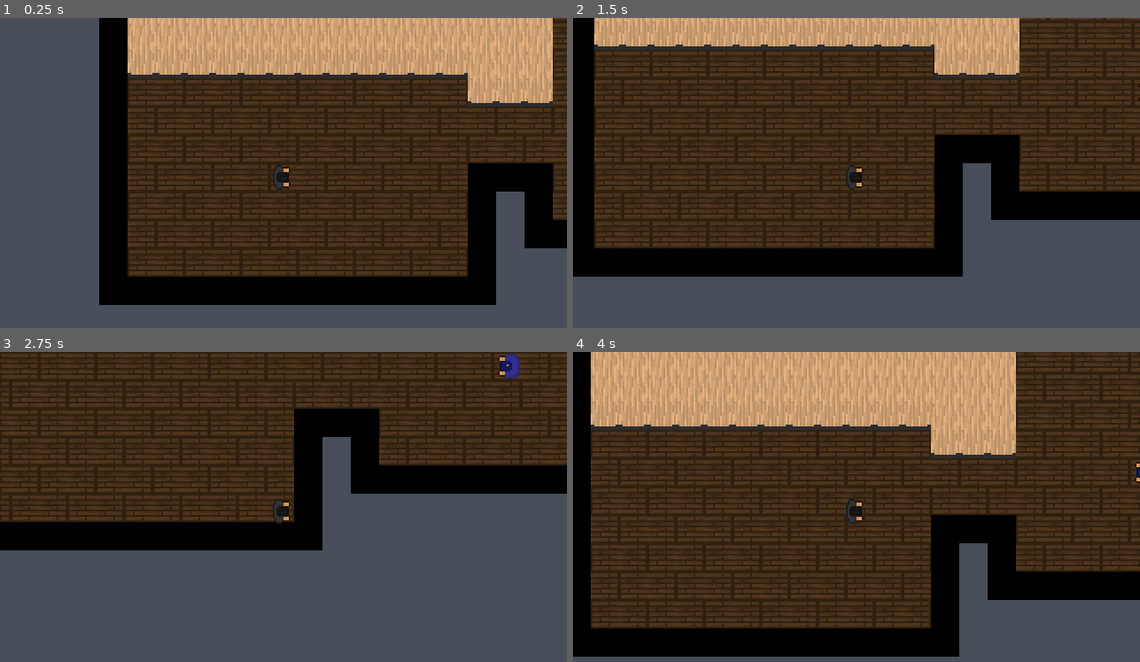
Above: before the commit, frames 1-4 (two rows, left to right).
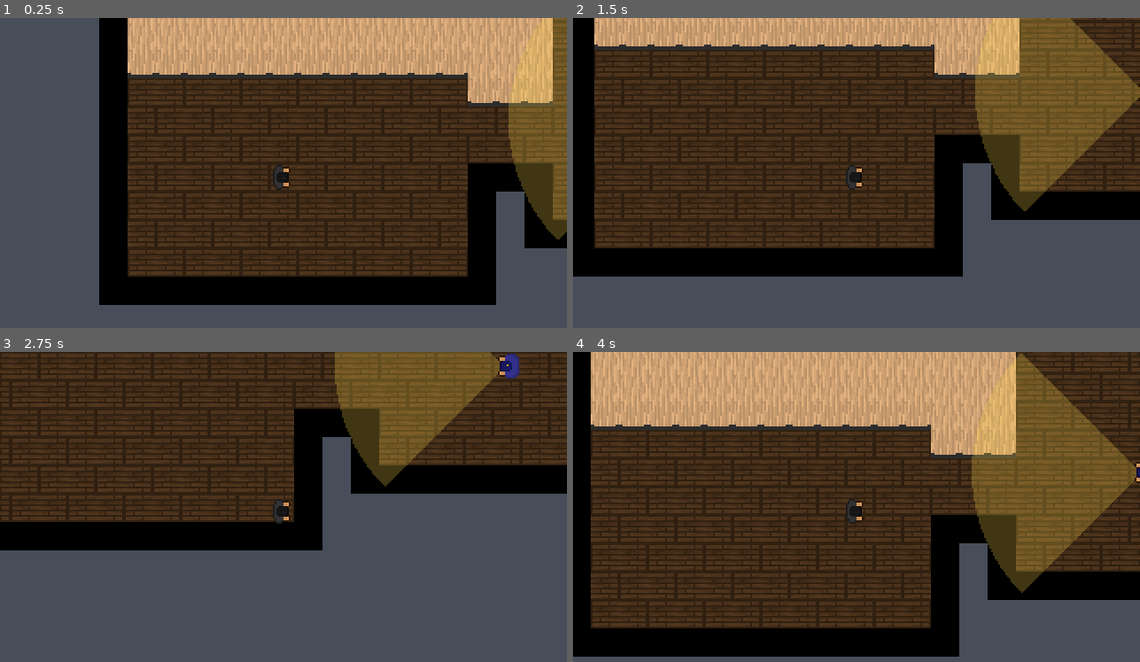
Above: after the commit, the same moments.

Repository: Louiwoah/Stealth_Game
Game: Godot game, scene res://scenes/basic_scene.tscn
Two runs of this game, one before a commit and one after it. Both use one fixed random seed, a clock stepped at 60 frames per second and the inputs below.
Inputs:
- Up to frame 1 (0.25 s): no input
- Up to frame 2 (1.5 s): tap Enter at 0.5 s; hold D (move_right) 0.53-1.28 s; hold S (move_down) from 1.28 s (still down)
- Up to frame 3 (2.75 s): release S (move_down) at 2.03 s; hold D (move_right) from 2.03 s (still down)
- Up to frame 4 (4 s): release D (move_right) at 2.78 s; hold W (move_up) 2.78-3.53 s; hold A (move_left) from 3.53 s (still down)

The runs differ from the first frame. In frame 1, 4.2% of the frame differs, in the area x 89-100%, y 0-72%; in frame 2, 11%; in frame 3, 7.8%; in frame 4, 11%, in the area x 70-100%, y 0-78%.

Commit message:
Added guard vision cone using parametric circle points

Diff:
--- a/scripts/guard.gd
+++ b/scripts/guard.gd
@@ -4,6 +4,9 @@
 @export var view_distance: float = 96.0
 @export_range(0, 180) var view_angle_degrees: float = 90.0
 @onready var sight_ray: RayCast2D = $SightRay
+
+@export var cone_color: Color = Color(1.0, 0.85, 0.3, 0.25)
+const CONE_SEGMENTS := 16   #how many segments used to split the sector
 
 func _physics_process(_delta: float) -> void:
 	#debug test, turns red when the player is seen.
@@ -36,4 +39,16 @@
 	if sight_ray.is_colliding() and sight_ray.get_collider() != player:
 		return false   #returns false if something is blocking the raycast (that isnt the player)
 
-	return true   # passed every check
+	return true   #passed every check
+
+func _draw() -> void:
+	var half_angle := deg_to_rad(view_angle_degrees / 2.0)
+	var points := PackedVector2Array()
+	points.append(Vector2.ZERO)   # tip of the slice: the guard's centre
+
+	# Walk from one edge of the cone to the other, adding a point on the circle each step.
+	for i in range(CONE_SEGMENTS + 1):
+		var angle := -half_angle + (2.0 * half_angle) * i / CONE_SEGMENTS
+		points.append(Vector2(cos(angle), sin(angle)) * view_distance)
+
+	draw_colored_polygon(points, cone_color)
